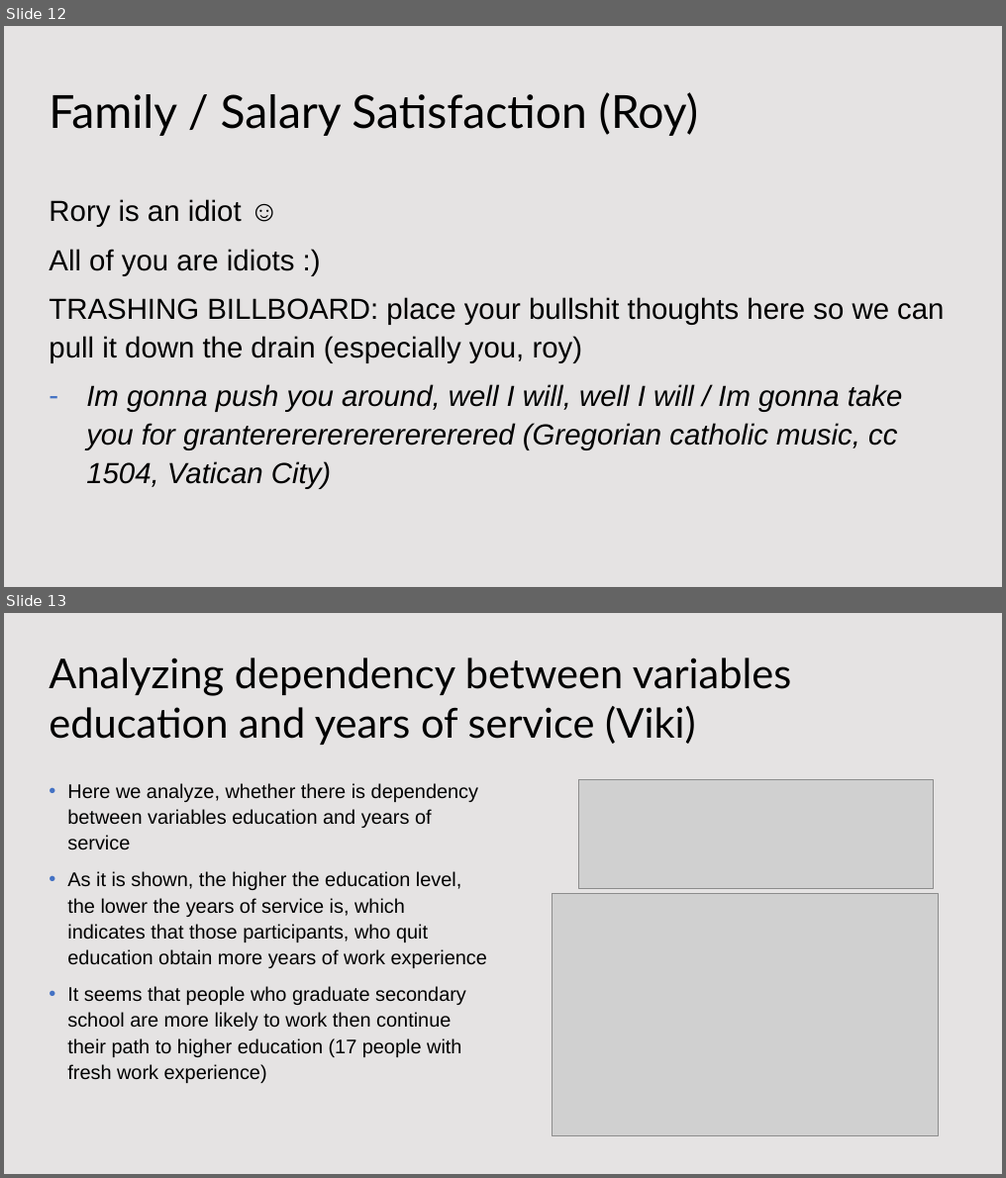
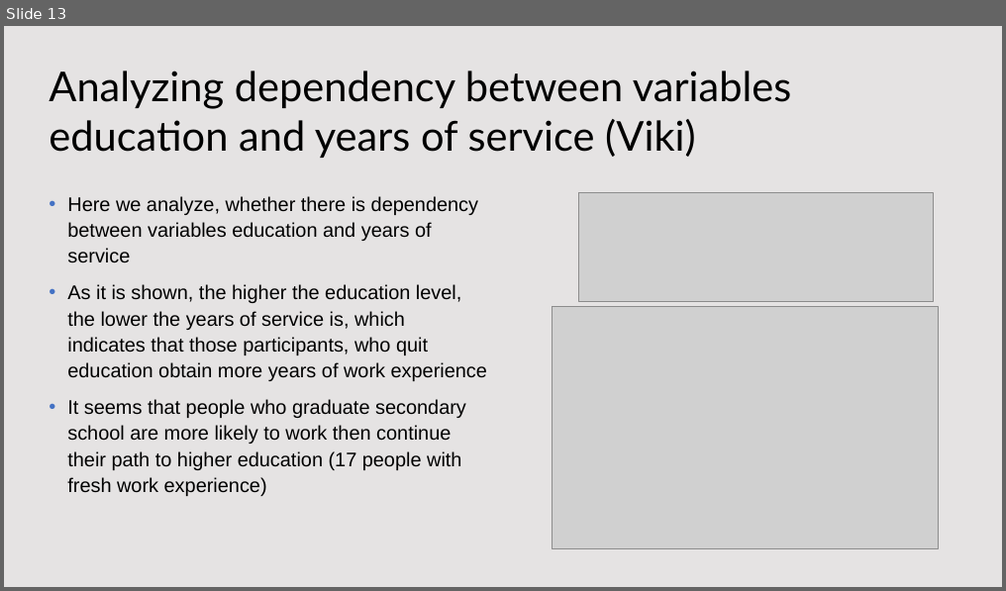
Before and after one commit to KatieRJ/BigDataProject, a slide deck: BigDataProject presentation.pptx. Shown one above the other, each under a label of ours: slides 12 and 13 before the commit, slide 13 after it. The pictures are 1006x1178 and 1006x591 pixels, drawn with LibreOffice and Linux fonts; fonts in the diff are those of the drawing; grey boxes stand for pictures; background and template pictures are left out. Boxes give left, top, right and bottom in pixels: in the first picture for what was removed or moved away, otherwise in the second. Text is boxed around its words. In the diff, an @@ line names an element or a change of style, - is before the commit and + after.

```diff
--- a/BigDataProject presentation.pptx
+++ b/BigDataProject presentation.pptx
@@ slide 12 removed at bbox=[4, 26, 1002, 587], background #FFFFFF; not listed: 1 template element that a slide beside it also shows @@
@@ title removed at bbox=[49, 92, 698, 136] @@
-Family / Salary Satisfaction (Roy)
@@ text removed at bbox=[49, 199, 944, 489] @@
-Rory is an idiot ☺
-All of you are idiots :)
-TRASHING BILLBOARD: place your bullshit thoughts here so we can pull it down the drain (especially you, roy)
-– Im gonna push you around, well I will, well I will / Im gonna take you for grantererererererererered (Gregorian catholic music, cc 1504, Vatican City)
```
Also in this commit, not shown: 1 slide added, 1 other file.
